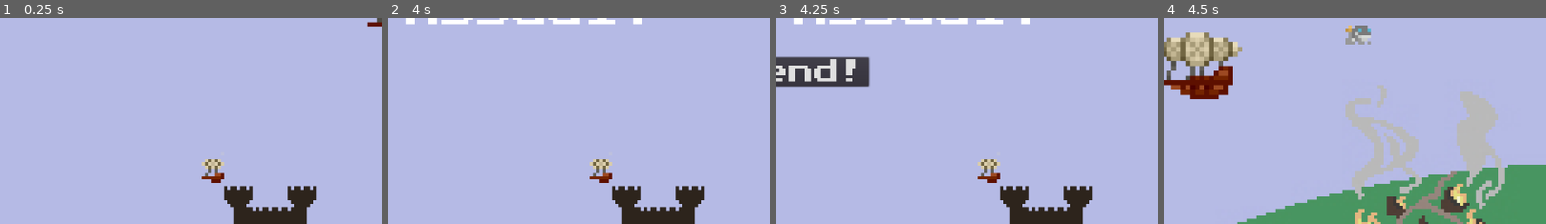
Above: before the commit, frames 1-4 (left to right).
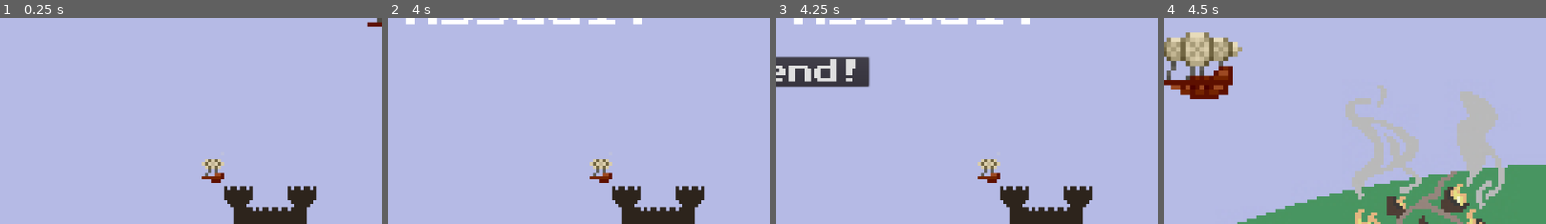
Above: after the commit, the same moments.

Repository: lthammond/CS315-P1-Airship_Assault
Game: Godot game, scene res://src/Title.tscn
The game is run twice, just before and just after one commit, with the same random seed, the same clock (stepped at 60 frames per second) and the same inputs.
Inputs:
- Up to frame 1 (0.25 s): no input
- Up to frame 2 (4 s): hold Down (decrease_angle) 0.53-1.28 s; tap Left (decrease_strength) at 1.35 s; hold Up (increase_angle) 2.03-2.78 s; tap Right (increase_strength) at 2.85 s; tap Space (launch) at 3.6 s
- Up to frame 3 (4.25 s): no input
- Up to frame 4 (4.5 s): click "Defend!" at 4.25 s
The pictures show only the part of the screen within x 50-100%, y 22-72%; the shares and areas given below are measured in that part.

Frames 1-3 are identical in both runs. In frame 4, 0.5% of the frame differs, in the area x 47-55%, y 3-13%.

Commit message:
Implement extra lives into gameplay

Diff:
--- a/project/src/ExtraLife.gd
+++ b/project/src/ExtraLife.gd
@@ -2,6 +2,5 @@
 
 signal extra_life_obtained()
 
-
-func _on_ExtraLife_body_entered(body):
+func _on_ExtraLife_body_entered(_body):
 	emit_signal("extra_life_obtained")
--- a/project/src/Level.gd
+++ b/project/src/Level.gd
@@ -5,14 +5,15 @@
 var extra_life
 var lives = 3
 var sleep_timer
+var extra_life_on_screen = false
 var total_points = 0
 
 
 func _ready():
+	randomize()
 	create_projectile()
 	create_target()
-	create_extra_life()
-	randomize()
+
 
 
 func create_projectile():
@@ -58,6 +59,7 @@
 	if lives >= 0:
 		$HUD/LifeLabel.text = 'x%d' % lives
 		create_projectile()
+		roll_for_extra_life_spawn()
 	else:
 		destroy_Projectile()
 		yield(get_tree().create_timer(0.5), "timeout")
@@ -74,6 +76,17 @@
 	explosion.position = position
 	explosion.one_shot = true
 	add_child(explosion)
+
+
+func roll_for_extra_life_spawn():
+	if extra_life_on_screen == false:
+		var rng = RandomNumberGenerator.new()
+		rng.randomize()
+		var random_number = rng.randi_range(0, 2)
+		print(random_number)
+		if random_number == 2:
+			create_extra_life()
+			extra_life_on_screen = true
 
 
 func on_Target_hit():
@@ -106,6 +119,7 @@
 	lives += 1
 	$HUD/LifeLabel.text = 'x%d' % lives
 	extra_life.call_deferred("free")
+	extra_life_on_screen = false
 
 
 func _on_ReturnToTitleButton_pressed():
